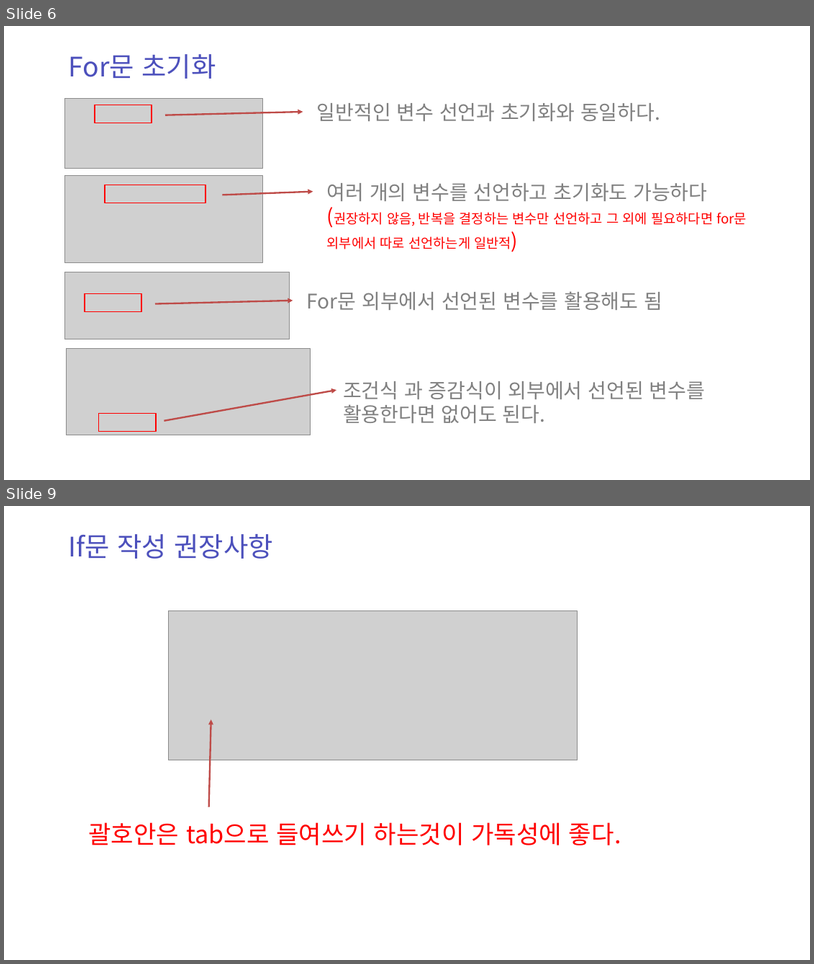
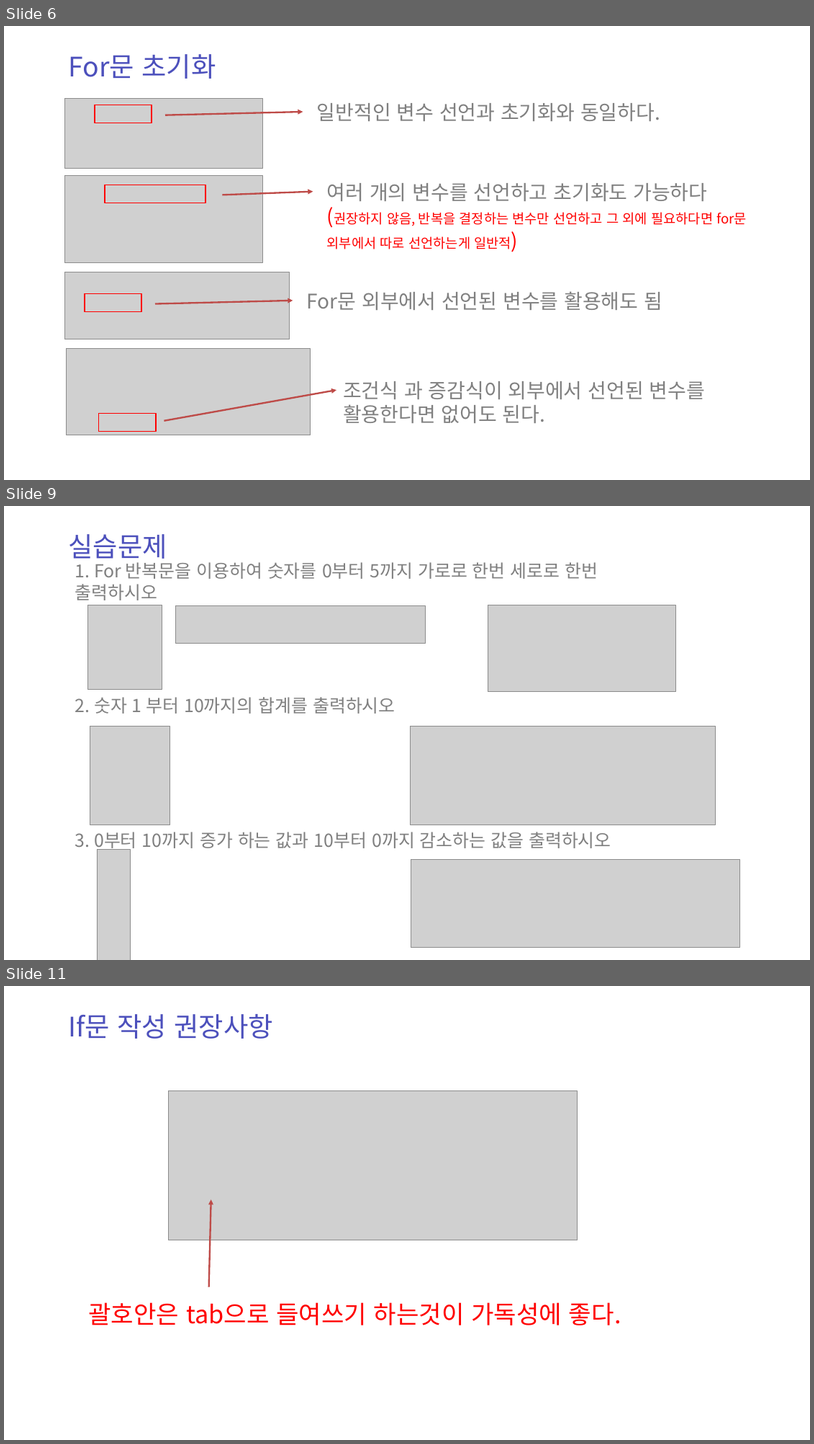
Before and after one commit to zest132/JavaLecture, a slide deck: JavaLecture/LectureFile/java 4강.pptx. Shown one above the other, each under a label of ours: slides 6 and 9 before the commit, slides 6, 9 and 11 after it; the slides between them are not shown. The pictures are 814x964 and 814x1444 pixels, drawn with LibreOffice and Linux fonts; fonts in the diff are those of the drawing; grey boxes stand for pictures. Boxes give left, top, right and bottom in pixels: in the first picture for what was removed or moved away, otherwise in the second. Text is boxed around its words. In the diff, an @@ line names an element or a change of style, - is before the commit and + after.

```diff
--- a/JavaLecture/LectureFile/java 4강.pptx
+++ b/JavaLecture/LectureFile/java 4강.pptx
@@ slide 9 added at bbox=[4, 506, 810, 960], background #FFFFFF @@
@@ text added at bbox=[68, 534, 167, 564], 48 pt, text #4C50BC @@
+실습문제
@@ text added at bbox=[75, 562, 598, 600], 32 pt, text #808080 @@
+1. For 반복문을 이용하여 숫자를 0부터 5까지 가로로 한번 세로로 한번 출력하시오
@@ picture added at bbox=[88, 605, 162, 689] @@
@@ picture added at bbox=[175, 605, 425, 643] @@
@@ picture added at bbox=[488, 605, 676, 692] @@
@@ text added at bbox=[75, 697, 395, 713], 32 pt, text #808080 @@
+2. 숫자 1 부터 10까지의 합계를 출력하시오
@@ picture added at bbox=[90, 726, 170, 824] @@
@@ picture added at bbox=[410, 726, 715, 824] @@
@@ text added at bbox=[75, 831, 611, 851], 32 pt, text #808080 @@
+3. 0부터 10까지 증가 하는 값과 10부터 0까지 감소하는 값을 출력하시오
@@ picture added at bbox=[97, 849, 130, 960] @@
@@ picture added at bbox=[412, 860, 741, 947] @@
@@ what was slide 9 is now slide 11 @@
```
Also in this commit, not shown: 2 slides changed, 1 other slide added, 2 other files.
